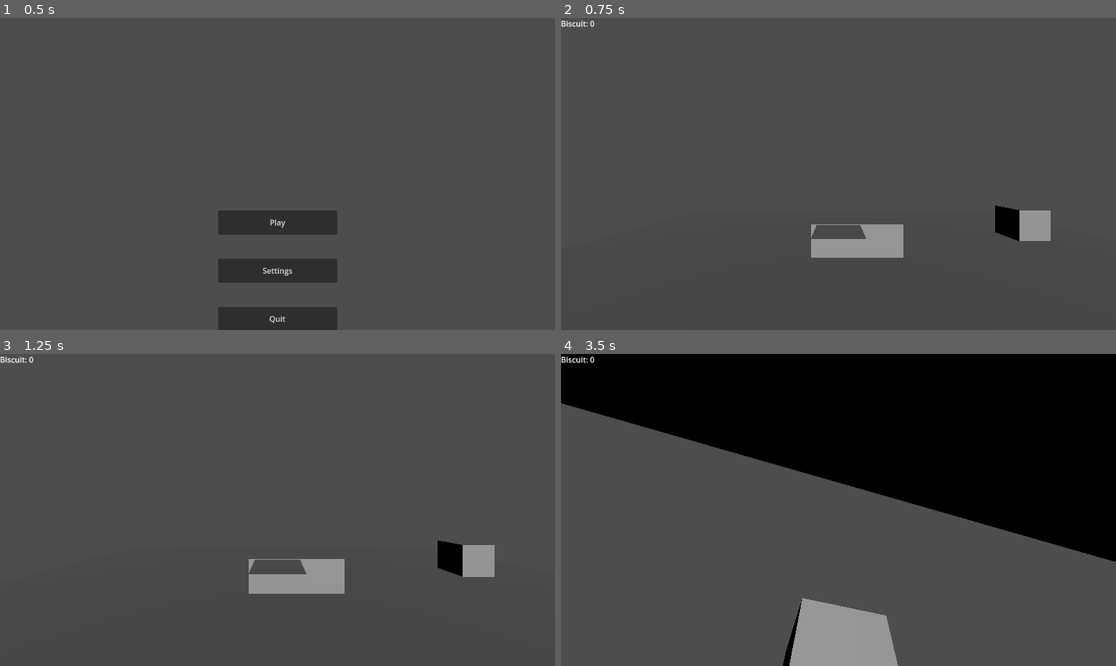
Above: before the commit, frames 1-4 (two rows, left to right).
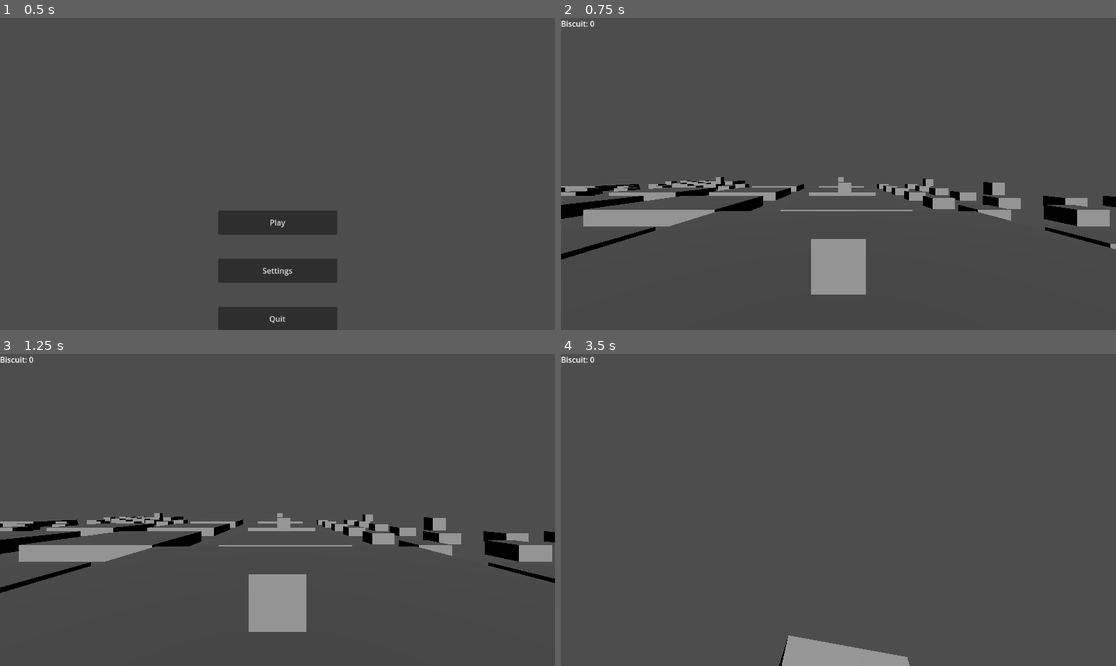
Above: after the commit, the same moments.

Repository: AlexTheAccount/Get-The-Biscuit
Game: Godot game, scene res://Tscn/UI/Main Menu.tscn
Same seed, same stepped clock (60 frames per second), same inputs: the game is played once before the commit and once after it.
Inputs (mouse positions are in pixels of both pictures, inside the frame that each line leads up to):
- Up to frame 1 (0.5 s): no input
- Up to frame 2 (0.75 s): click "Play" at 0.5 s
- Up to frame 3 (1.25 s): no input
- Up to frame 4 (3.5 s): tap Enter (ui_accept) at 1.25, 1.52, 2.27 s; move the mouse to (866, 510) at 1.27 s; hold Mouse wheel up (Zoom In) 1.28-2.03 s; hold W (Player Up) from 1.28 s (still down); move the mouse to (810, 510) at 2.02 s; tap Mouse wheel down (Zoom Out) at 2.1 s; move the mouse to (849, 503) at 2.77 s; hold Mouse wheel up (Zoom In) from 2.78 s (still down)

Frame 1 is identical in both runs. In frame 2, 8.7% of the frame differs, in the area x 0-100%, y 51-89%; in frame 3, 8.9%; in frame 4, 44%, in the area x 0-100%, y 0-100%.

Commit message:
added random platform generation

Diff:
--- /dev/null
+++ b/get-the-biscuit/GD/PlatformGenerator.gd
@@ -0,0 +1,63 @@
+extends Node3D
+
+@export var platformScenes: Array[PackedScene] = []
+@export var itemScene: PackedScene
+@export var maxPlatforms := 250
+@export var spawnRadius := 10
+@export var spacing := 12
+@export var randomness := 0.5  # 0 = grid, 1 = chaos
+@export var itemChance := 0.3  # 0.0 to 1.0
+
+# Called when the node enters the scene tree for the first time.
+func _ready() -> void:
+	generate()
+	pass # Replace with function body.
+
+
+# Called every frame. 'delta' is the elapsed time since the previous frame.
+func _process(delta: float) -> void:
+	pass
+func generate():
+	var directions = [
+		Vector3(1, 0, 0), Vector3(-1, 0, 0),
+		Vector3(0, 0, 1), Vector3(0, 0, -1),
+		Vector3(1, 0, 1), Vector3(-1, 0, -1),
+		Vector3(1, 0, -1), Vector3(-1, 0, 1)
+	]
+
+	var used_positions = { Vector3.ZERO: true }
+	var spawn_list = [ Vector3.ZERO ]
+
+	for i in range(maxPlatforms):
+		# Picks an existing platform to branch from
+		var parent_pos = spawn_list[randi() % spawn_list.size()]
+
+		# Pick a direction
+		var dir = directions[randi() % directions.size()].normalized()
+		var offset = dir * spacing
+
+		# randomness
+		offset += Vector3(
+		randf_range(-randomness, randomness),
+		randf_range(-randomness * 0.5, randomness * 0.5),
+		randf_range(-randomness, randomness)
+		) * spacing
+
+		var new_pos = (parent_pos + offset).snapped(Vector3.ONE * spacing)
+		if used_positions.has(new_pos):
+			continue
+
+		# Record new
+		used_positions[new_pos] = true
+		spawn_list.append(new_pos)
+
+		# make new instance
+		var scene = platformScenes[randi() % platformScenes.size()]
+		var plat  = scene.instantiate() as Node3D
+		plat.global_position = new_pos
+		add_child(plat)
+
+		if randf() < itemChance:
+			var item = itemScene.instantiate()
+			item.global_position = new_pos + Vector3.UP * 1.5
+			add_child(item)
--- a/get-the-biscuit/Tscn/Level.tscn
+++ b/get-the-biscuit/Tscn/Level.tscn
@@ -1,49 +1,14 @@
-[gd_scene load_steps=5 format=3 uid="uid://bjst3v4cmfhrq"]
+[gd_scene load_steps=3 format=3 uid="uid://bjst3v4cmfhrq"]
 
 [ext_resource type="PackedScene" uid="uid://dg183frdfdw47" path="res://Tscn/Player.tscn" id="1_aq3yd"]
-[ext_resource type="PackedScene" uid="uid://bwtiheu2rafh7" path="res://Tscn/Pickup/Pickups/Biscuit.tscn" id="2_igmr5"]
-
-[sub_resource type="BoxMesh" id="BoxMesh_hma3d"]
-
-[sub_resource type="BoxShape3D" id="BoxShape3D_3noxb"]
+[ext_resource type="PackedScene" uid="uid://n8vipxo3bbjy" path="res://Tscn/Platform Stuff/Core Platform Generator.tscn" id="1_igmr5"]
 
 [node name="Level" type="Node3D"]
 
-[node name="MeshInstance3D" type="MeshInstance3D" parent="."]
-transform = Transform3D(17.131, 0, 0, 0, 1, 0, 0, 0, 15.0206, 0, 0, 0)
-mesh = SubResource("BoxMesh_hma3d")
-
-[node name="StaticBody3D" type="StaticBody3D" parent="MeshInstance3D"]
-
-[node name="CollisionShape3D" type="CollisionShape3D" parent="MeshInstance3D/StaticBody3D"]
-shape = SubResource("BoxShape3D_3noxb")
+[node name="Core Platform Generator" parent="." instance=ExtResource("1_igmr5")]
 
 [node name="Player" parent="." instance=ExtResource("1_aq3yd")]
 transform = Transform3D(1, 0, 0, 0, 1, 0, 0, 0, 1, -0.478022, 1.24273, 0.180929)
 
 [node name="DirectionalLight3D" type="DirectionalLight3D" parent="."]
 transform = Transform3D(1, 0, 0, 0, 0.978166, 0.207826, 0, -0.207826, 0.978166, 0, 0, 0)
-
-[node name="MeshInstance3D2" type="MeshInstance3D" parent="."]
-transform = Transform3D(2.38003, 0, 0, 0, 1, 0, 0, 0, 1.85193, 0, 0.884249, -1.79798)
-mesh = SubResource("BoxMesh_hma3d")
-
-[node name="StaticBody3D" type="StaticBody3D" parent="MeshInstance3D2"]
-
-[node name="CollisionShape3D" type="CollisionShape3D" parent="MeshInstance3D2/StaticBody3D"]
-shape = SubResource("BoxShape3D_3noxb")
-
-[node name="MeshInstance3D3" type="MeshInstance3D" parent="."]
-transform = Transform3D(2.38003, 0, 0, 0, 1, 0, 0, 0, 1.85193, 0, 0.884249, 2.14397)
-mesh = SubResource("BoxMesh_hma3d")
-
-[node name="StaticBody3D" type="StaticBody3D" parent="MeshInstance3D3"]
-
-[node name="CollisionShape3D" type="CollisionShape3D" parent="MeshInstance3D3/StaticBody3D"]
-shape = SubResource("BoxShape3D_3noxb")
-
-[node name="Biscuit" parent="." instance=ExtResource("2_igmr5")]
-transform = Transform3D(1, 0, 0, 0, 1, 0, 0, 0, 1, 5.84949, 1, -2.70474)
-
-[node name="Biscuit2" parent="." instance=ExtResource("2_igmr5")]
-transform = Transform3D(1, 0, 0, 0, 1, 0, 0, 0, 1, 5.84949, 1, 2.08907)
--- /dev/null
+++ b/get-the-biscuit/Tscn/Platform Stuff/Core Platform Generator.tscn
@@ -0,0 +1,24 @@
+[gd_scene load_steps=7 format=3 uid="uid://n8vipxo3bbjy"]
+
+[ext_resource type="Script" uid="uid://cdndob82qd0r6" path="res://GD/PlatformGenerator.gd" id="1_0idhl"]
+[ext_resource type="PackedScene" uid="uid://dx5uhq3cvqova" path="res://Tscn/Platform Stuff/Platform Types/Basic Platform.tscn" id="2_x4v74"]
+[ext_resource type="PackedScene" uid="uid://cyvuerjo8et8b" path="res://Tscn/Platform Stuff/Platform Types/Quarters Platform.tscn" id="3_c4rut"]
+[ext_resource type="PackedScene" uid="uid://bwtiheu2rafh7" path="res://Tscn/Pickup/Pickups/Biscuit.tscn" id="3_gmaqc"]
+
+[sub_resource type="BoxMesh" id="BoxMesh_hma3d"]
+
+[sub_resource type="BoxShape3D" id="BoxShape3D_3noxb"]
+
+[node name="Core Platform Generator" type="Node3D"]
+script = ExtResource("1_0idhl")
+platformScenes = Array[PackedScene]([ExtResource("2_x4v74"), ExtResource("3_c4rut")])
+itemScene = ExtResource("3_gmaqc")
+
+[node name="Mesh3D" type="MeshInstance3D" parent="."]
+transform = Transform3D(15, 0, 0, 0, 1, 0, 0, 0, 15, 0, 0, 0)
+mesh = SubResource("BoxMesh_hma3d")
+
+[node name="StaticBody3D" type="StaticBody3D" parent="Mesh3D"]
+
+[node name="CollisionShape3D" type="CollisionShape3D" parent="Mesh3D/StaticBody3D"]
+shape = SubResource("BoxShape3D_3noxb")
--- /dev/null
+++ b/get-the-biscuit/Tscn/Platform Stuff/Platform Types/Basic Platform.tscn
@@ -0,0 +1,16 @@
+[gd_scene load_steps=3 format=3 uid="uid://dx5uhq3cvqova"]
+
+[sub_resource type="BoxMesh" id="BoxMesh_cudvj"]
+
+[sub_resource type="BoxShape3D" id="BoxShape3D_3wo5l"]
+
+[node name="BasicPlatform" type="Node3D"]
+
+[node name="MeshInstance3D" type="MeshInstance3D" parent="."]
+transform = Transform3D(8, 0, 0, 0, 1, 0, 0, 0, 8, 0, 0, 0)
+mesh = SubResource("BoxMesh_cudvj")
+
+[node name="StaticBody3D" type="StaticBody3D" parent="MeshInstance3D"]
+
+[node name="CollisionShape3D" type="CollisionShape3D" parent="MeshInstance3D/StaticBody3D"]
+shape = SubResource("BoxShape3D_3wo5l")
--- /dev/null
+++ b/get-the-biscuit/Tscn/Platform Stuff/Platform Types/Quarters Platform.tscn
@@ -0,0 +1,57 @@
+[gd_scene load_steps=5 format=3 uid="uid://cyvuerjo8et8b"]
+
+[sub_resource type="BoxMesh" id="BoxMesh_cudvj"]
+
+[sub_resource type="BoxShape3D" id="BoxShape3D_3wo5l"]
+
+[sub_resource type="BoxMesh" id="BoxMesh_74mfi"]
+
+[sub_resource type="BoxShape3D" id="BoxShape3D_aj2aq"]
+
+[node name="BasicPlatform" type="Node3D"]
+
+[node name="MeshInstance3D" type="MeshInstance3D" parent="."]
+transform = Transform3D(8, 0, 0, 0, 1, 0, 0, 0, 8, 0, 0, 0)
+visible = false
+mesh = SubResource("BoxMesh_cudvj")
+
+[node name="StaticBody3D" type="StaticBody3D" parent="MeshInstance3D"]
+
+[node name="CollisionShape3D" type="CollisionShape3D" parent="MeshInstance3D/StaticBody3D"]
+shape = SubResource("BoxShape3D_3wo5l")
+
+[node name="MeshInstance3D2" type="MeshInstance3D" parent="."]
+transform = Transform3D(2, 0, 0, 0, 1, 0, 0, 0, 2, -3, 0, -3)
+mesh = SubResource("BoxMesh_74mfi")
+
+[node name="StaticBody3D" type="StaticBody3D" parent="MeshInstance3D2"]
+
+[node name="CollisionShape3D" type="CollisionShape3D" parent="MeshInstance3D2/StaticBody3D"]
+shape = SubResource("BoxShape3D_aj2aq")
+
+[node name="MeshInstance3D3" type="MeshInstance3D" parent="."]
+transform = Transform3D(2, 0, 0, 0, 1, 0, 0, 0, 2, 3, 0, 3)
+mesh = SubResource("BoxMesh_74mfi")
+
+[node name="StaticBody3D" type="StaticBody3D" parent="MeshInstance3D3"]
+
+[node name="CollisionShape3D" type="CollisionShape3D" parent="MeshInstance3D3/StaticBody3D"]
+shape = SubResource("BoxShape3D_aj2aq")
+
+[node name="MeshInstance3D4" type="MeshInstance3D" parent="."]
+transform = Transform3D(2, 0, 0, 0, 1, 0, 0, 0, 2, -3, 0, 3)
+mesh = SubResource("BoxMesh_74mfi")
+
+[node name="StaticBody3D" type="StaticBody3D" parent="MeshInstance3D4"]
+
+[node name="CollisionShape3D" type="CollisionShape3D" parent="MeshInstance3D4/StaticBody3D"]
+shape = SubResource("BoxShape3D_aj2aq")
+
+[node name="MeshInstance3D5" type="MeshInstance3D" parent="."]
+transform = Transform3D(2, 0, 0, 0, 1, 0, 0, 0, 2, 2.98242, 0, -3.01758)
+mesh = SubResource("BoxMesh_74mfi")
+
+[node name="StaticBody3D" type="StaticBody3D" parent="MeshInstance3D5"]
+
+[node name="CollisionShape3D" type="CollisionShape3D" parent="MeshInstance3D5/StaticBody3D"]
+shape = SubResource("BoxShape3D_aj2aq")
Not shown, added: get-the-biscuit/GD/PlatformGenerator.gd.uid
